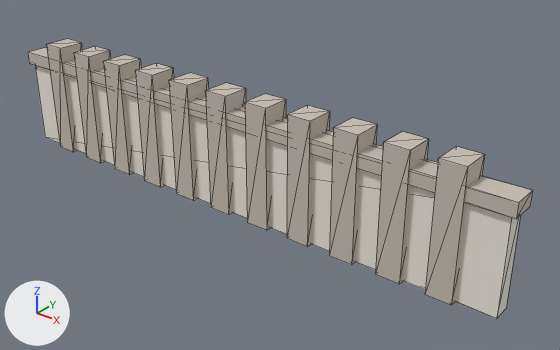
Before and after pictures for a commit that changed the glTF model public/assets/glb/raw/boundary-wall.glb.
Before and after are seen from a camera (50 mm lens) standing at (9.72, -10.47, 7.6) and looking at (0.98, 0.46, 0.83). Arrows for +X, +Y and +Z are at lower left; the lights stay in place. The picture after the commit comes second. Mesh edges are drawn as thin lines. Vertices at exactly the same position are counted once.

In view in the first picture: 'render', 'stone'.
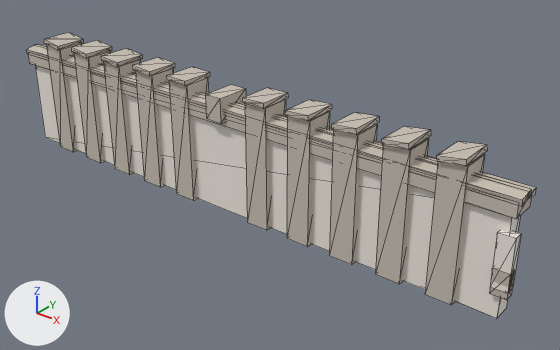
Boxes (x1, y1, x2, y2) around the edits, measured in the pictures (560 x 350 px; the box of a moved part takes in the faces that stretch with it):
'stone', reshaped: before (28, 39, 533, 305); after (26, 32, 536, 305)
'render', reshaped: before (35, 66, 520, 318); after (35, 66, 521, 318)
part 1 of me_render_mesh, added: after (490, 230, 521, 294)
part 2 of me_stone_mesh, moved or reshaped: before (205, 83, 246, 215); after (166, 67, 210, 86)
part 3 of me_stone_mesh, added: after (242, 88, 288, 108)
part 4 of me_stone_mesh, added: after (205, 85, 246, 123)
part 5 of me_stone_mesh, added: after (26, 32, 536, 300)

The change in detail:
me_render_mesh is used by ob_render; location (0.0, 0.0, 0.0).
me_render_mesh had 8 vertices, 12 faces and spanned x -6.0..6.0, y -0.18..0.18, z 0.0..2.0.
me_render_mesh now has 16 vertices, 24 faces and spans x -6.0..6.15, y -0.28..0.18, z 0.0..2.0.
me_render_mesh part 1: a new loose piece, a box spanning x 5.85..6.15, y -0.28..-0.08, z 0.6..1.6, in mat_render (white #f1ebe2).
me_stone_mesh is used by ob_stone; location (0.0, 0.0, 0.0).
me_stone_mesh had 96 vertices, 144 faces and spanned x -6.1..6.1, y -0.3..0.3, z 0.0..2.55.
me_stone_mesh now has 200 vertices, 300 faces and spans x -6.15..6.15, y -0.37..0.37, z 0.0..2.69.
me_stone_mesh part 2: the loose piece of 8 vertices spanning x -0.25..0.25, y -0.3..0.3, z 0.0..2.55 is scaled about its middle by (1, 1.2, 0.0392), then moved by (-1.0, 0.0, 1.33).
me_stone_mesh part 3: the loose piece of 8 vertices spanning x 0.75..1.25, y -0.3..0.3, z 0.0..2.55 is copied, and the copy is scaled about its middle by (1, 1.2, 0.0392), then moved by (0.0, 0.0, 1.33); it spans x 0.75..1.25, y -0.36..0.36, z 2.54..2.66.
me_stone_mesh part 4: a new loose piece, a box spanning x -0.19..0.19, y -0.37..0.37, z 2.0..2.5, in mat_stone (light grey #c8bfb3).
Part 5, on me_stone_mesh:
48 vertices are added at x -6.15..6.15, y -0.36..0.27, z 0.47..2.69.
32 new vertices lie (0.0, 0.72, 0.0) away from vertices in x -5.25..5.25, y -0.36, z 2.51..2.69.
8 new vertices lie (12.3, 0.0, 0.0) away from vertices in x -6.15, y -0.27..0.27, z 2.13..2.31.
132 new faces join them.
